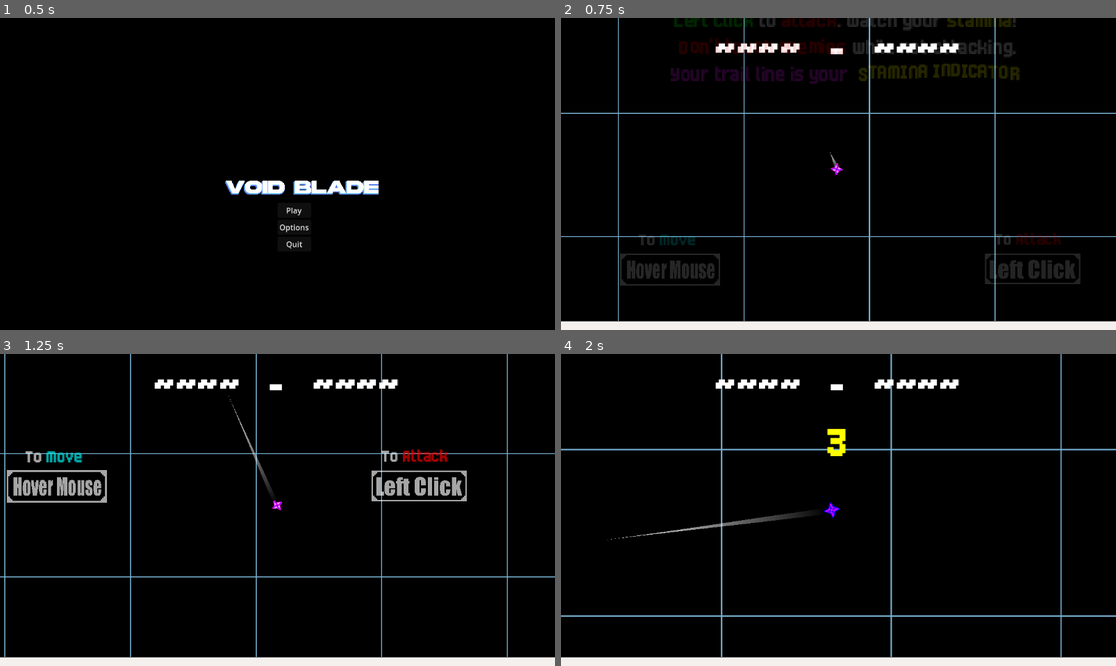
Above: before the commit, frames 1-4 (two rows, left to right).
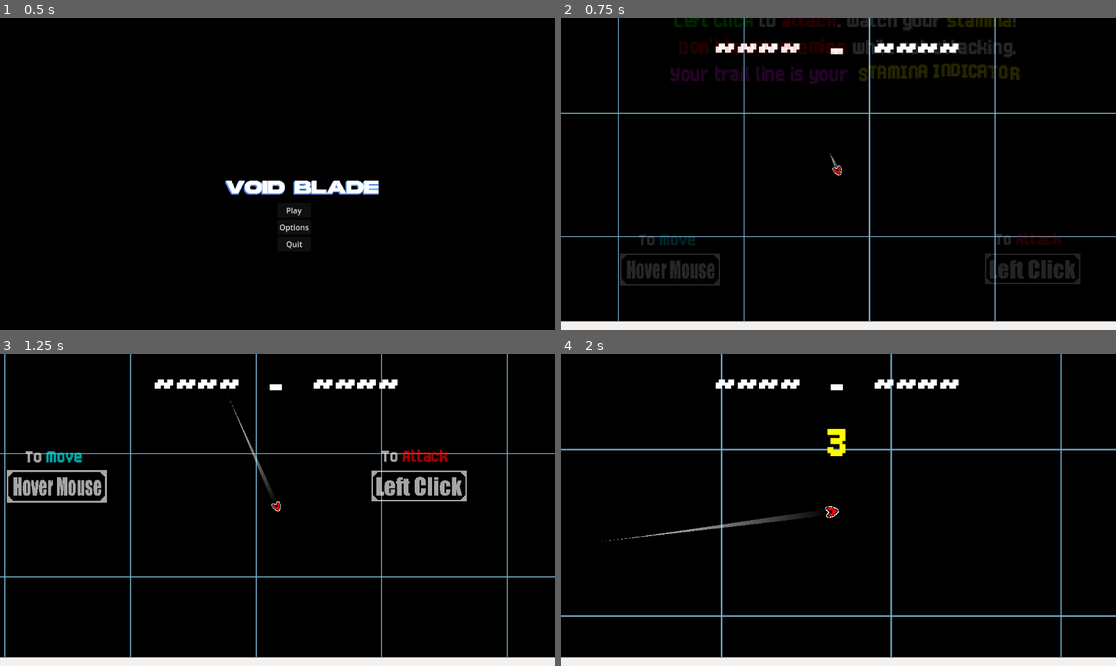
Above: after the commit, the same moments.

Repository: HazarBakir/void_blade
Game: Godot game, scene res://Scenes/main_menu.tscn
Same seed, same stepped clock (60 frames per second), same inputs: the game is played once before the commit and once after it. The engine's default icon, where the game draws it, is replaced by a stand-in: a white triangle on a blue panel in a dark square.
Inputs (mouse positions are in pixels of both pictures, inside the frame that each line leads up to):
- Up to frame 1 (0.5 s): no input
- Up to frame 2 (0.75 s): click "Play" at 0.5 s
- Up to frame 3 (1.25 s): no input
- Up to frame 4 (2 s): move the mouse to (960, 494) at 1.27 s; press the mouse at (960, 494) at 1.28 s

Frame 1 is identical in both runs. In frame 2, less than 0.1% of the frame differs, in the area x 48-51%, y 42-51%; in frame 3, 0.1%; in frame 4, 0.4%, in the area x 7-51%, y 47-61%.

Commit message:
change player sprite

Diff:
--- a/Scripts/Enemy/wave_manager.gd
+++ b/Scripts/Enemy/wave_manager.gd
@@ -123,7 +123,6 @@
 
 func start_wave_system() -> void:
 	if waves.is_empty():
-		print("No waves configured!")
 		return
 	_start_next_wave()
 
@@ -136,7 +135,6 @@
 
 	current_wave = waves[current_wave_index]
 	if current_wave == null:
-		print("ERROR: Wave is null!")
 		_start_next_wave()
 		return
 
@@ -156,7 +154,6 @@
 	wave_check_timer.start()
 	horde_delay_timer.wait_time = current_wave.horde_routine_delay
 	horde_delay_timer.start()
-
 	wave_started.emit(current_wave_index + 1)
 
 func _finish_all_waves() -> void:
--- a/Scripts/Player/Components/PlayerMovementComponent.gd
+++ b/Scripts/Player/Components/PlayerMovementComponent.gd
@@ -17,8 +17,8 @@
 
 	handle_movement_input(delta)
 	apply_movement()
-	update_sprite_rotation(delta)
-
+	#update_sprite_rotation(delta)
+	player.sprite.look_at(get_mouse_position())
 func handle_movement_input(delta: float) -> void:
 	if Input.is_action_pressed("move_mouse"):
 		move_fast(delta)
--- a/scenes/player.tscn
+++ b/scenes/player.tscn
@@ -10,6 +10,7 @@
 [ext_resource type="Texture2D" uid="uid://dqc05wfbxssga" path="res://Sprites/All_Fire_Bullet_Pixel_16x16_05.png" id="5_8erm5"]
 [ext_resource type="PackedScene" uid="uid://cp5sqh8a7fvcu" path="res://Scenes/Components/PlayerMovementComponent.tscn" id="5_pu2lt"]
 [ext_resource type="PackedScene" uid="uid://44magkyc6d5o" path="res://Scenes/healthbar.tscn" id="8_8erm5"]
+[ext_resource type="Texture2D" uid="uid://b0h80b7vrplyk" path="res://Sprites/blade.png" id="9_pu2lt"]
 [ext_resource type="Script" path="res://Scripts/Player/stamina.gd" id="11_gymyn"]
 
 [sub_resource type="CircleShape2D" id="CircleShape2D_3smsa"]
@@ -50,6 +51,10 @@
 atlas = ExtResource("5_8erm5")
 region = Rect2(144, 80, 16, 16)
 
+[sub_resource type="AtlasTexture" id="AtlasTexture_fd4e3"]
+atlas = ExtResource("9_pu2lt")
+region = Rect2(0, 0, 64, 64)
+
 [sub_resource type="SpriteFrames" id="SpriteFrames_ukyrk"]
 animations = [{
 "frames": [{
@@ -85,6 +90,14 @@
 "loop": true,
 "name": &"new_animation",
 "speed": 8.0
+}, {
+"frames": [{
+"duration": 1.0,
+"texture": SubResource("AtlasTexture_fd4e3")
+}],
+"loop": true,
+"name": &"new_animation_1",
+"speed": 5.0
 }]
 
 [sub_resource type="Curve" id="Curve_qhqgy"]
@@ -101,7 +114,7 @@
 
 [node name="player" type="CharacterBody2D"]
 z_index = 1
-scale = Vector2(1.9, 1.9)
+scale = Vector2(2.1, 2.1)
 motion_mode = 1
 script = ExtResource("1_tx1dd")
 
@@ -140,11 +153,11 @@
 script = ExtResource("2_x3wgy")
 
 [node name="Sprite2D" type="AnimatedSprite2D" parent="."]
-position = Vector2(0, -1.05263)
-scale = Vector2(0.85, 0.85)
+position = Vector2(0, -1.19209e-07)
+scale = Vector2(0.26, 0.26)
 sprite_frames = SubResource("SpriteFrames_ukyrk")
-animation = &"new_animation"
-autoplay = "new_animation"
+animation = &"new_animation_1"
+autoplay = "new_animation_1"
 
 [node name="Line2D" type="Line2D" parent="Sprite2D"]
 show_behind_parent = true
Binary file added: Sprites/blade.png
Not shown, added: Sprites/blade.png.import
Not shown: 1 places in scenes/player.tscn that only renumber resources
